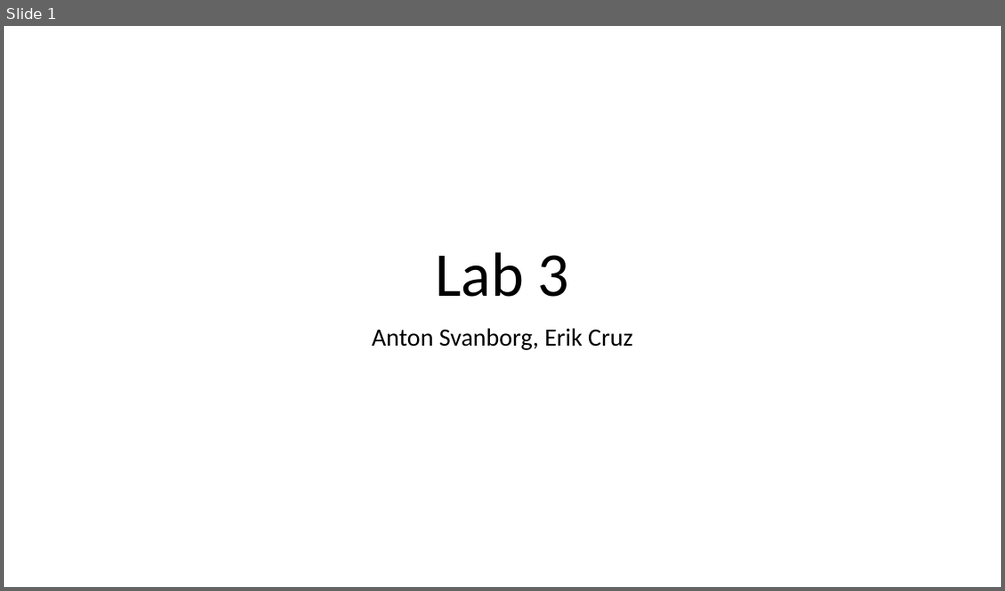
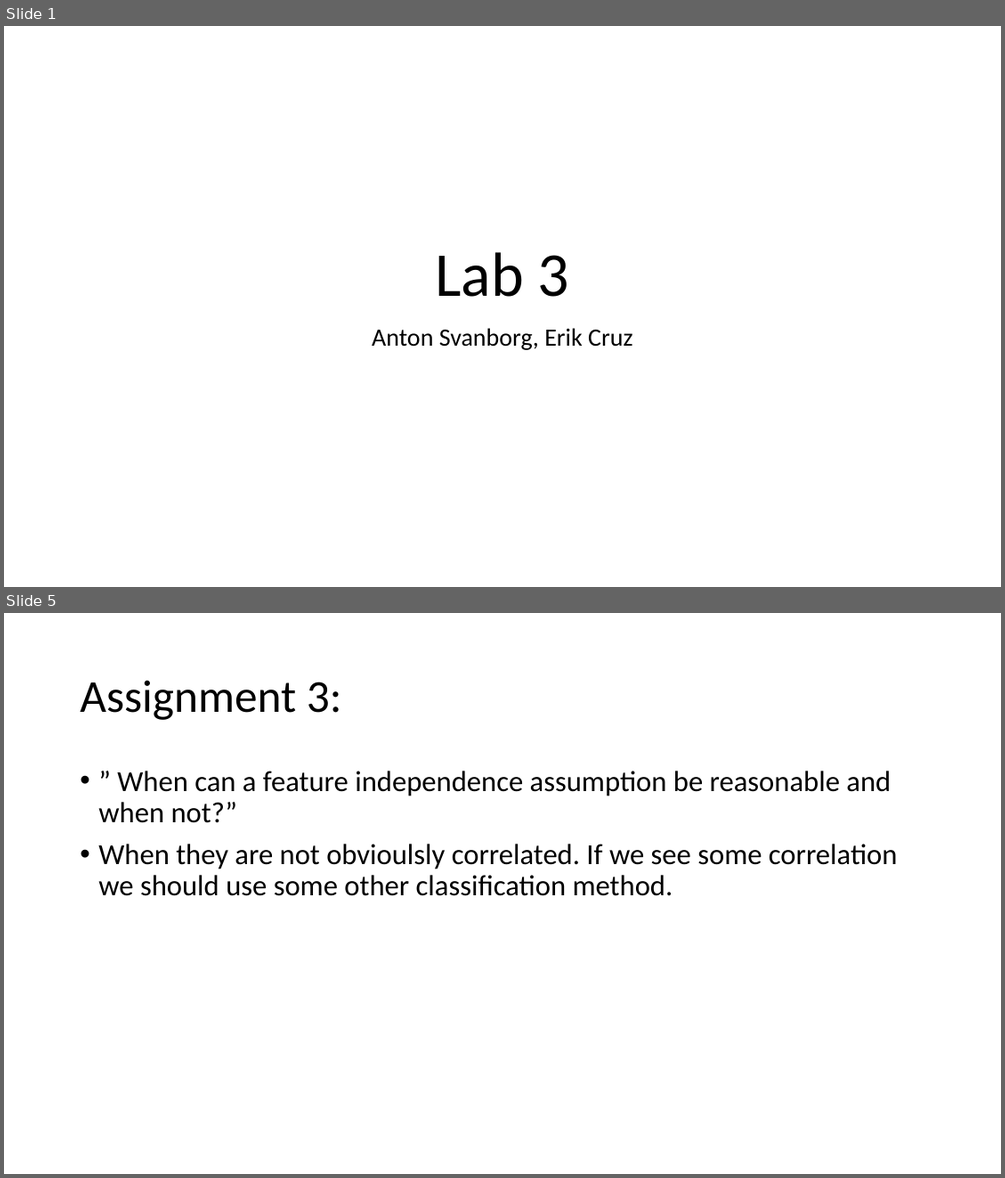
Before and after one commit to a-svanborg/ML-Bayes-Boosting, a slide deck: Presentation.pptx. Shown one above the other, each under a label of ours: slide 1 before the commit, slides 1 and 5 after it; the slides between them are not shown. The pictures are 1005x591 and 1005x1178 pixels, drawn with LibreOffice and Linux fonts; fonts in the diff are those of the drawing. Boxes give left, top, right and bottom in pixels: in the first picture for what was removed or moved away, otherwise in the second. Text is boxed around its words. In the diff, an @@ line names an element or a change of style, - is before the commit and + after.

```diff
--- a/Presentation.pptx
+++ b/Presentation.pptx
@@ slide 5 added at [4, 613, 1001, 1174], background #FFFFFF @@
@@ title added at [80, 680, 342, 720], 44 pt, text #000000 @@
+Assignment 3:
@@ text added at [98, 771, 898, 896], 28 pt, text #000000 @@
+• ” When can a feature independence assumption be reasonable and when not?”
+• When they are not obvioulsly correlated. If we see some correlation we should use some other classification method.
```
Also in this commit, not shown: 13 other slides added, 3 other files.
